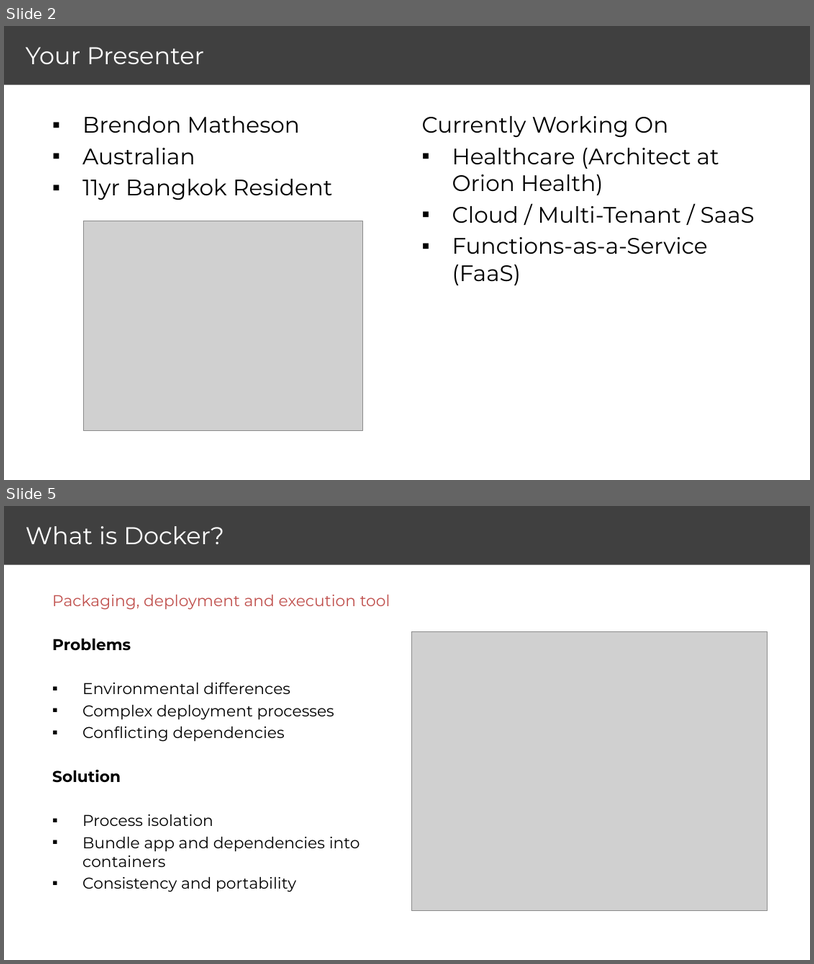
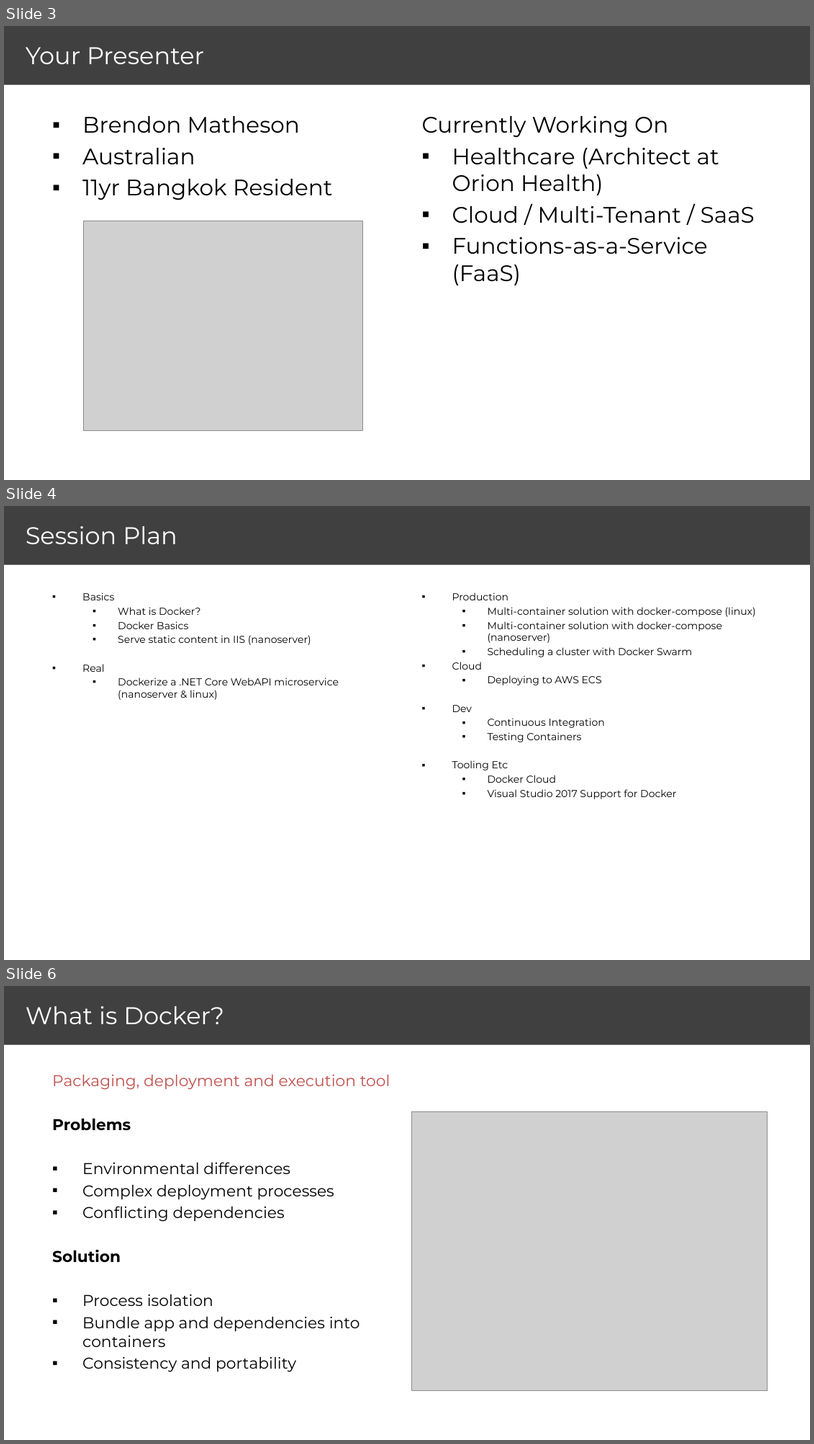
Before and after one commit to brendonmatheson/docker_fu, a slide deck: brendon_matheson_docker_dotnet_slides.pptx. Shown one above the other, each under a label of ours: slides 2 and 5 before the commit, slides 3, 4 and 6 after it; the slides between them are not shown. The pictures are 814x964 and 814x1444 pixels, drawn with LibreOffice and Linux fonts; fonts in the diff are those of the drawing; grey boxes stand for pictures. Boxes give left, top, right and bottom in pixels: in the first picture for what was removed or moved away, otherwise in the second. Text is boxed around its words. In the diff, an @@ line names an element or a change of style, - is before the commit and + after.

```diff
--- a/brendon_matheson_docker_dotnet_slides.pptx
+++ b/brendon_matheson_docker_dotnet_slides.pptx
@@ slide 4 added at (4,506,810,960), background #FFFFFF @@
@@ rectangle added at (4,506,810,565), fill #404040 @@
@@ title added at (26,526,178,544), 21.6 pt, text #FFFFFF @@
+Session Plan
@@ text added at (82,592,339,700), 9 pt, text #000000 @@
+▪ Basics
+  ▪ What is Docker?
+  ▪ Docker Basics
+  ▪ Serve static content in IIS (nanoserver)
+▪ Real
+  ▪ Dockerize a .NET Core WebAPI microservice (nanoserver & linux)
@@ text added at (453,592,756,799), 9 pt, text #000000 @@
+▪ Production
+  ▪ Multi-container solution with docker-compose (linux)
+  ▪ Multi-container solution with docker-compose (nanoserver)
+  ▪ Scheduling a cluster with Docker Swarm
+▪ Cloud
+  ▪ Deploying to AWS ECS
+▪ Dev
+  ▪ Continuous Integration
+  ▪ Testing Containers
+▪ Tooling Etc
+  ▪ Docker Cloud
+  ▪ Visual Studio 2017 Support for Docker
@@ what was slide 2 is now slide 3 @@
@@ what was slide 5 is now slide 6 @@
```
Also in this commit, not shown: 12 slides changed, 56 other slides added, 10 slides removed, 1 other file.
